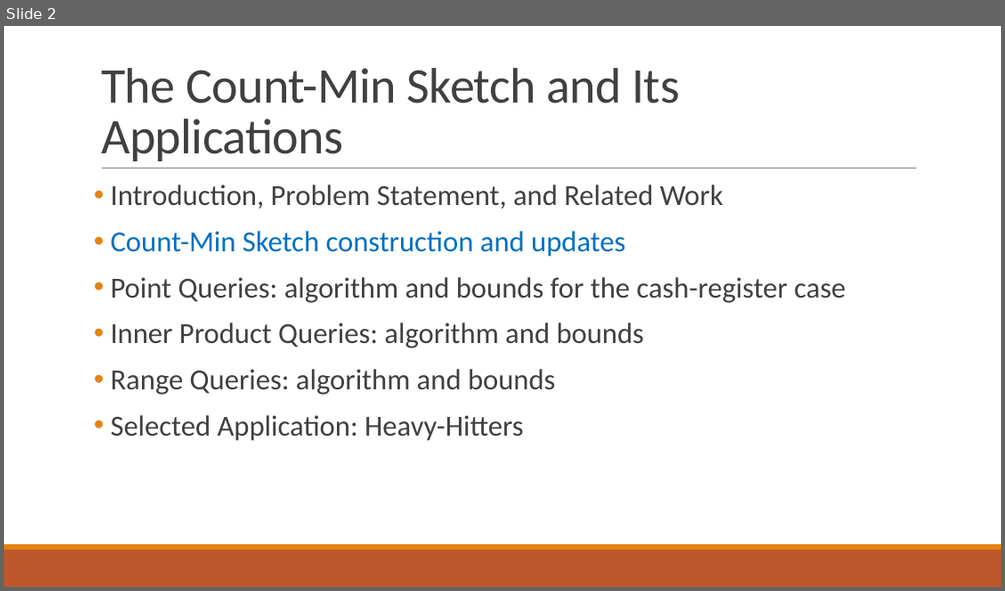
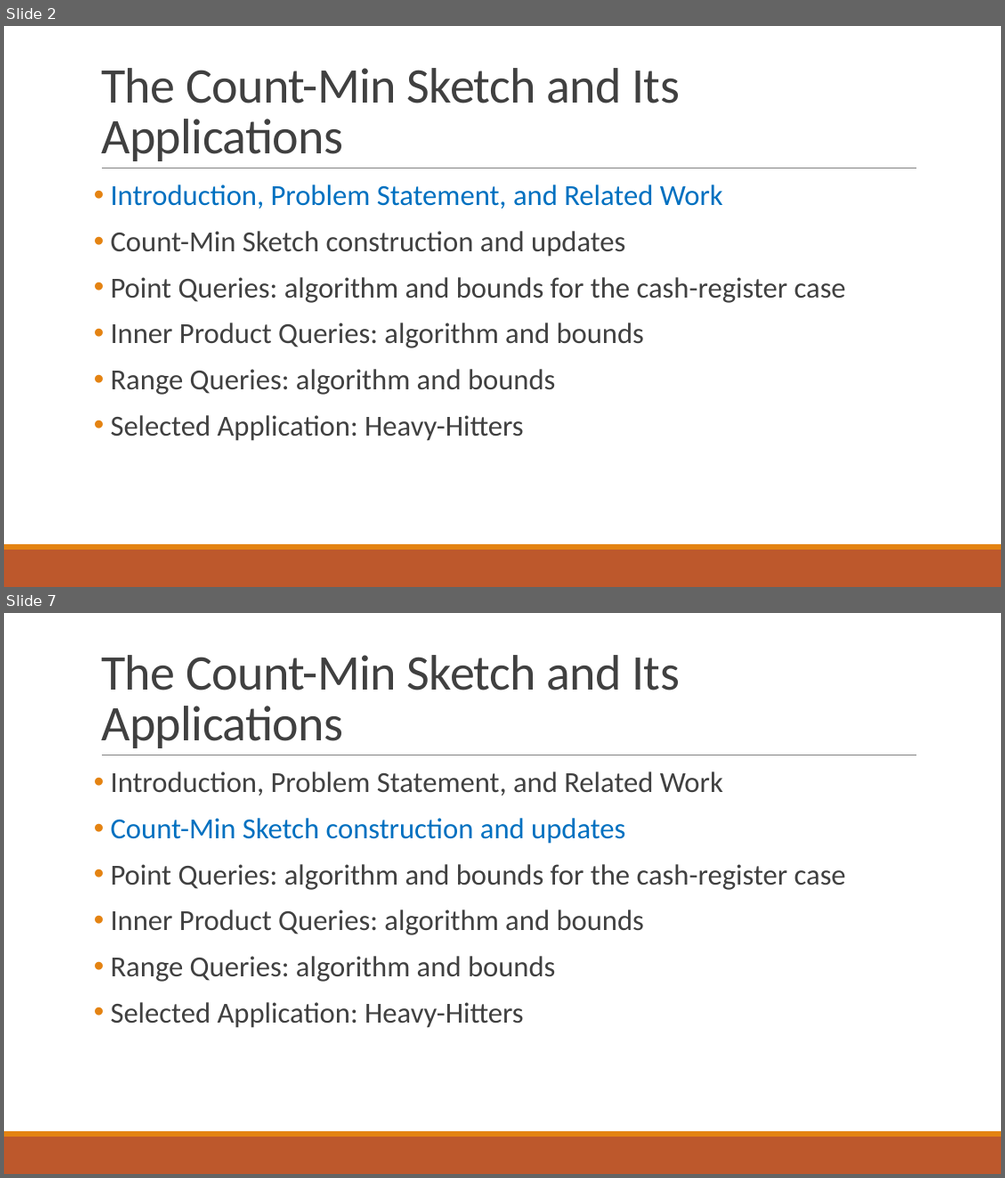
Before and after one commit to ewagner46/count_min_sketch_technical_summary, a slide deck: count_min_sketch_talk_EW.pptx. Shown one above the other, each under a label of ours: slide 2 before the commit, slides 2 and 7 after it; the slides between them are not shown. The pictures are 1005x591 and 1005x1178 pixels, drawn with LibreOffice and Linux fonts; fonts in the diff are those of the drawing. Boxes give left, top, right and bottom in pixels: in the first picture for what was removed or moved away, otherwise in the second. Text is boxed around its words. In the diff, an @@ line names an element or a change of style, - is before the commit and + after.

Commit message:
range query tex revisions. added ravi and matts slides

```diff
--- a/count_min_sketch_talk_EW.pptx
+++ b/count_min_sketch_talk_EW.pptx
@@ slide 2 added at bbox=[4, 26, 1001, 587], background #FFFFFF; not listed: 3 template elements that a slide beside it also shows @@
@@ title added at bbox=[101, 68, 680, 161], 48 pt, text #404040 @@
+The Count-Min Sketch and Its Applications
@@ text added at bbox=[111, 184, 846, 441], 28 pt, text #404040 @@
+• Introduction, Problem Statement, and Related Work
+• Count-Min Sketch construction and updates
+• Point Queries: algorithm and bounds for the cash-register case
+• Inner Product Queries: algorithm and bounds
+• Range Queries: algorithm and bounds
+• Selected Application: Heavy-Hitters
@@ what was slide 2 is now slide 7 @@
```
Also in this commit, not shown: 6 slides changed, 12 other slides added, 1 other file.
